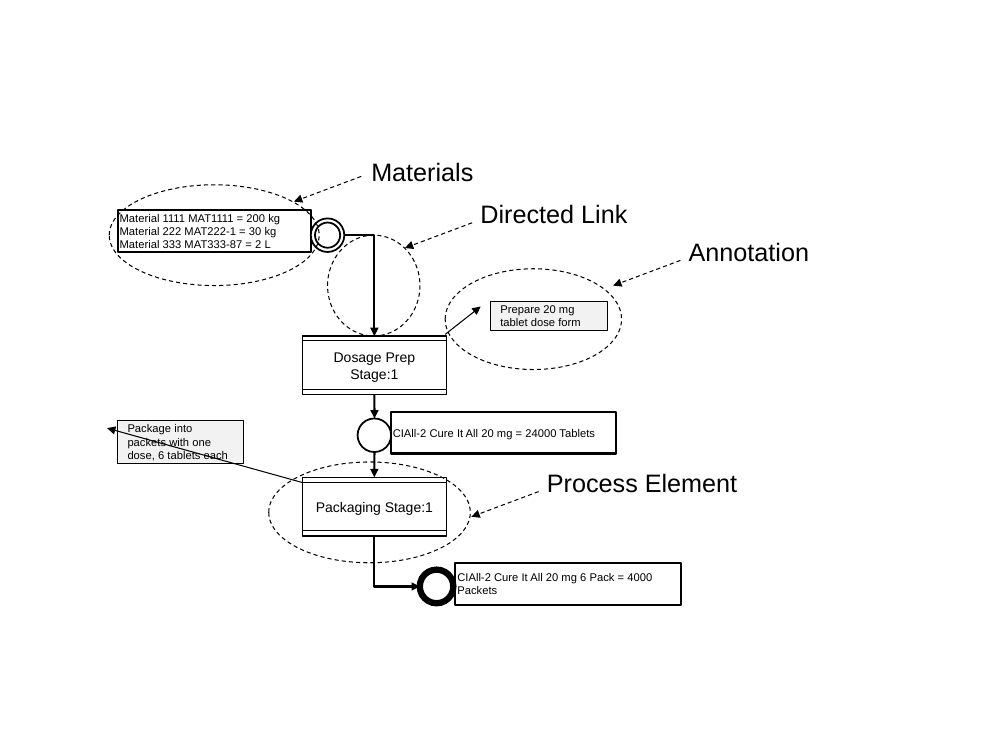
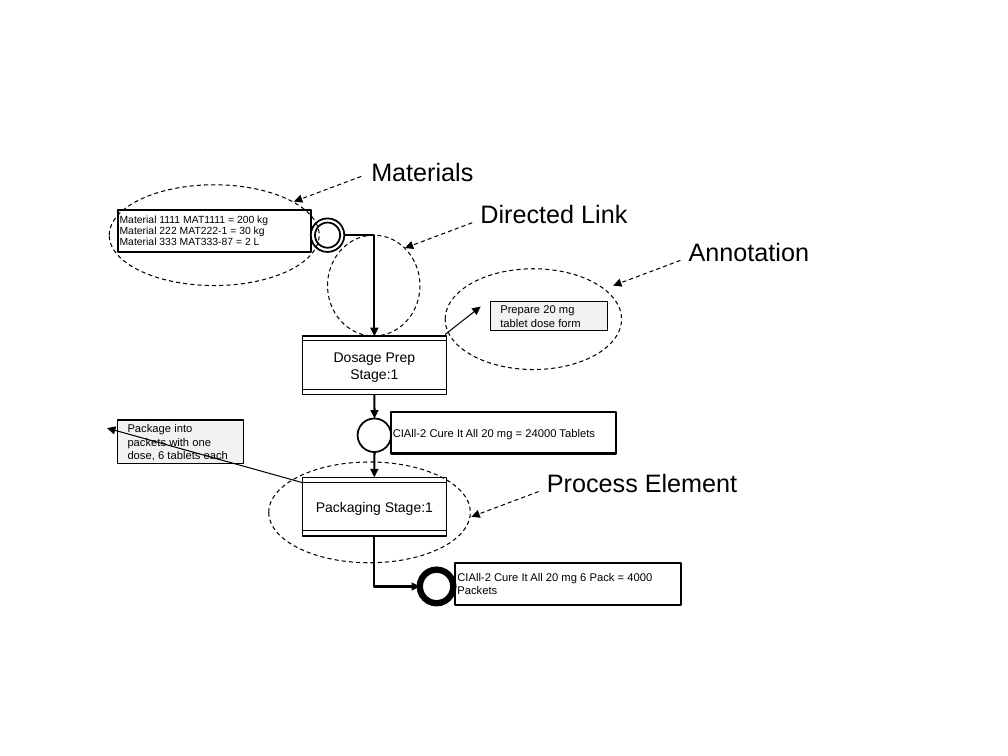
Before and after one commit to MESAInternational/B2MML-BatchML, a slide deck: slide 4 of Documentation/BatchML-GeneralRecipe.ppt. Drawn at 1008x756 pixels with LibreOffice and Linux fonts; fonts in the diff are those of the drawing. Boxes give left, top, right and bottom in pixels: in the first picture for what was removed or moved away, otherwise in the second. Text is boxed around its words. In the diff, an @@ line names an element or a change of style, - is before the commit and + after.

```diff
--- a/Documentation/BatchML-GeneralRecipe.ppt
+++ b/Documentation/BatchML-GeneralRecipe.ppt
@@ rectangle "Material 1111 MAT1111 = 200 ..." at <box>118,210,311,252</box>: size 8 to 7.4 pt; line spacing 1 to 0.9 @@
```
Also in this commit, not shown: 5 other slides changed, 40 other files.
